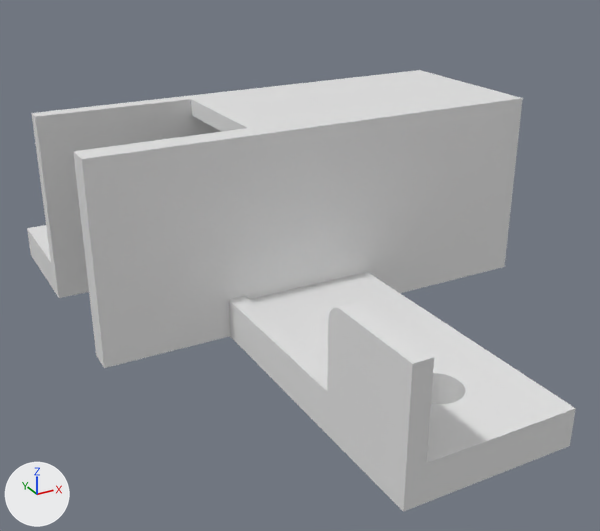
One commit to the Blender file war1/WAR2.blend: the scene before it, then after it.
The view is the same before and after, from a 50 mm camera at (-39.4, -57.2, 42.2) aimed at (-7.3, 1.2, 13.0). Every picture has the same lights, and +X, +Y and +Z are marked at lower left.
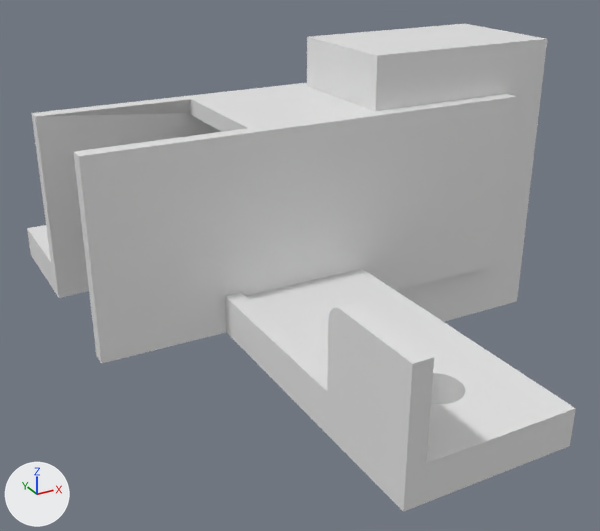
Location of each change, (x1, y1, x2, y2) in pixels of the pictures (600 x 531 px; the box of a moved part takes in the faces that stretch with it):
'Cube', reshaped: before (27, 70, 576, 512); after (27, 83, 576, 512)
'Cube.001', added: after (307, 24, 547, 322)
part 2 of me_cube_001, moved or reshaped: before (54, 70, 523, 368); after (54, 83, 517, 364)
part 3 of me_cube_001, moved or reshaped: (36, 99, 247, 298) in both

Diff of the bpy script that builds the scene:
```diff
--- a/war1/WAR2.blend.py
+++ b/war1/WAR2.blend.py
@@ me_cube_001 @@
 me_cube_001.from_pydata(...)  # 239 vertices, 130 faces, 4 loose edges; spans x -25.5..15.5, y -25.5..25.6, z 8.5..25.5
 # used by ob_cube; location = (0.0, 0.35, 0.0)
+# me_cube_001 part 1: all 4 vertices in x -11.4..2.0, y 1.9, z 8.5..24.0 are moved by (0.0, -1.0, 0.0)
+# me_cube_001 part 2: all 16 vertices in x -25.5..15.5, y -0.4..-0.3, z 8.5..25.5 are moved by (0.0, 0.8, 0.0)
+# me_cube_001 part 3: all 4 vertices in x -11.4..2.0, y 14.0, z 8.5..24.0 are moved by (0.0, 1.0, 0.0)
@@ me_cube_006 @@
+me_cube_006.from_pydata(...)  # a box spanning x -16.6..2.7, y -13.1..-1.0, z -8.4..19.2
@@ ob_cube_001 @@
+ob_cube_001 = bpy.data.objects.new('Cube.001', me_cube_006)
+ob_cube_001.location = (17.26, 15.31, 11.05)
```
